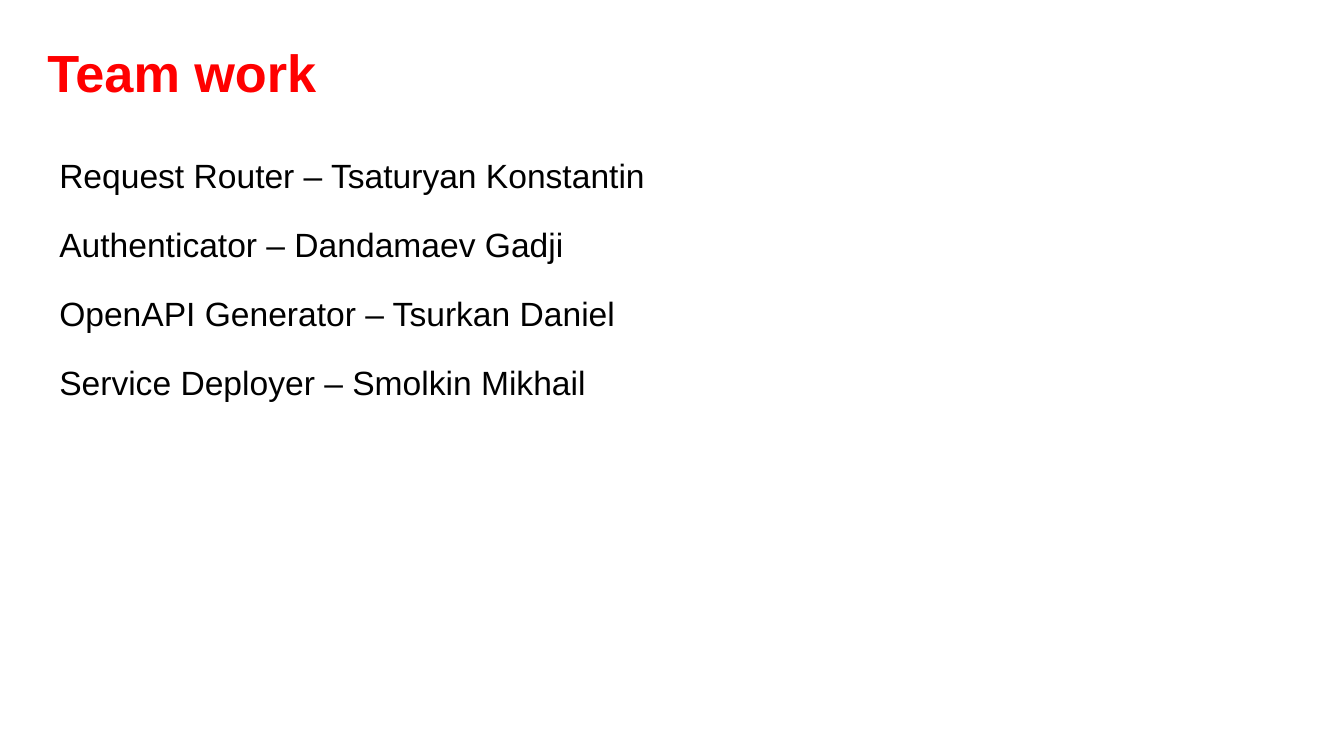
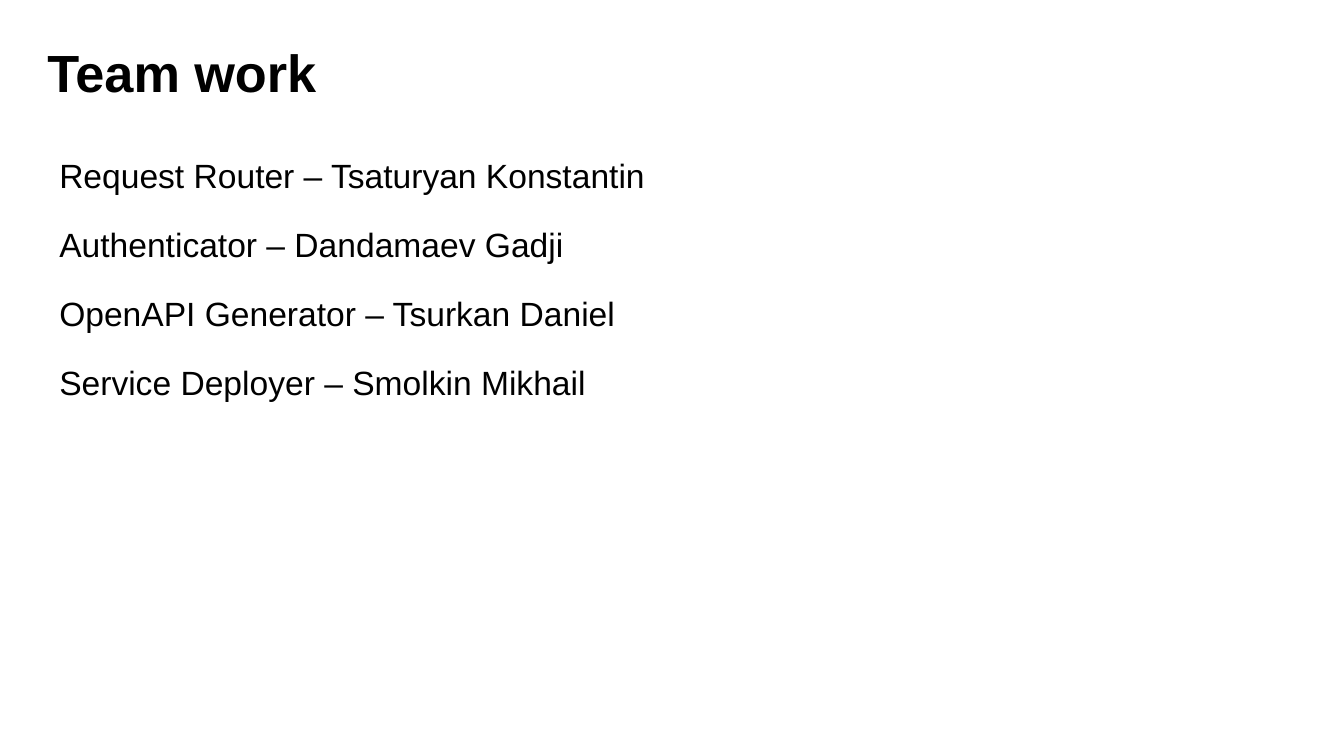
Before and after one commit to fanglores/Advanced-Software-Design, a slide deck: slide 13 of PracticeTasks/Module2/Task_11/Task_11.pptx (slide 11 before the commit). Drawn at 1344x756 pixels with LibreOffice and Linux fonts; fonts in the diff are those of the drawing. Boxes give left, top, right and bottom in pixels: in the first picture for what was removed or moved away, otherwise in the second. Text is boxed around its words. In the diff, an @@ line names an element or a change of style, - is before the commit and + after.

```diff
--- a/PracticeTasks/Module2/Task_11/Task_11.pptx
+++ b/PracticeTasks/Module2/Task_11/Task_11.pptx
@@ title "Team work" at [47, 54, 316, 93]: text colour #FF0000 to #000000 @@
```
Also in this commit, not shown: 2 slides added, 4 other files.
